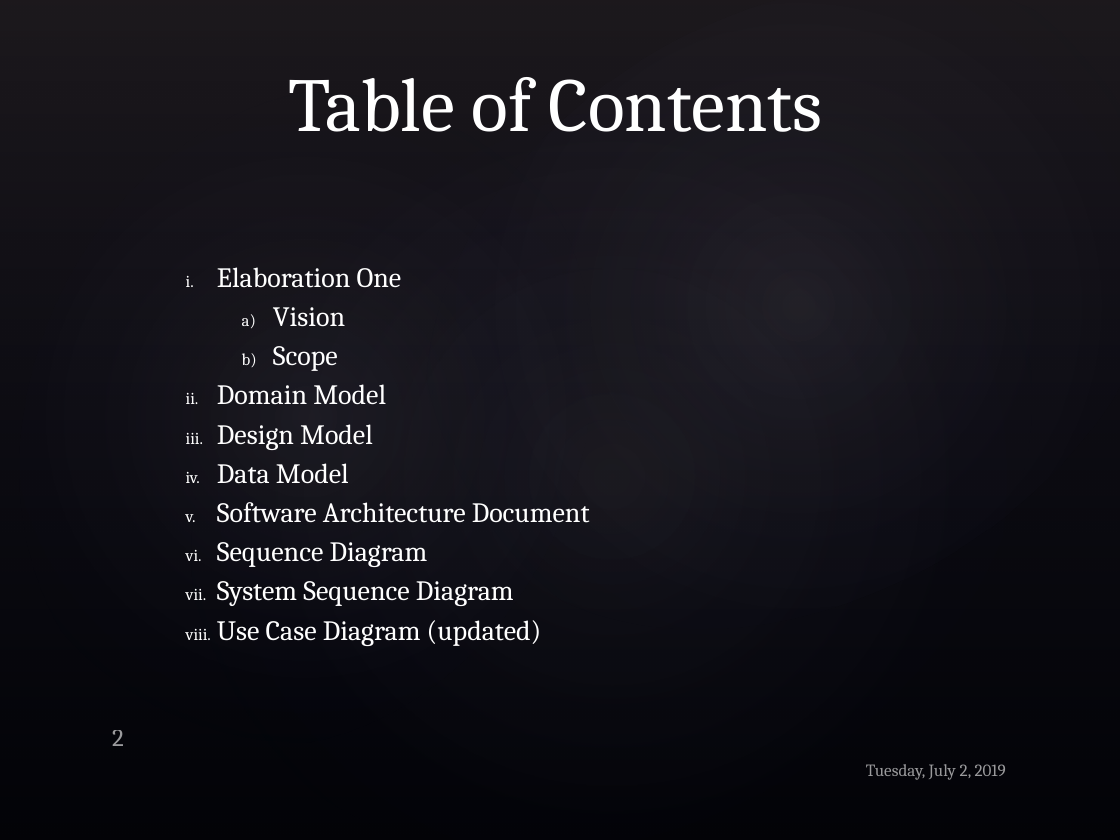
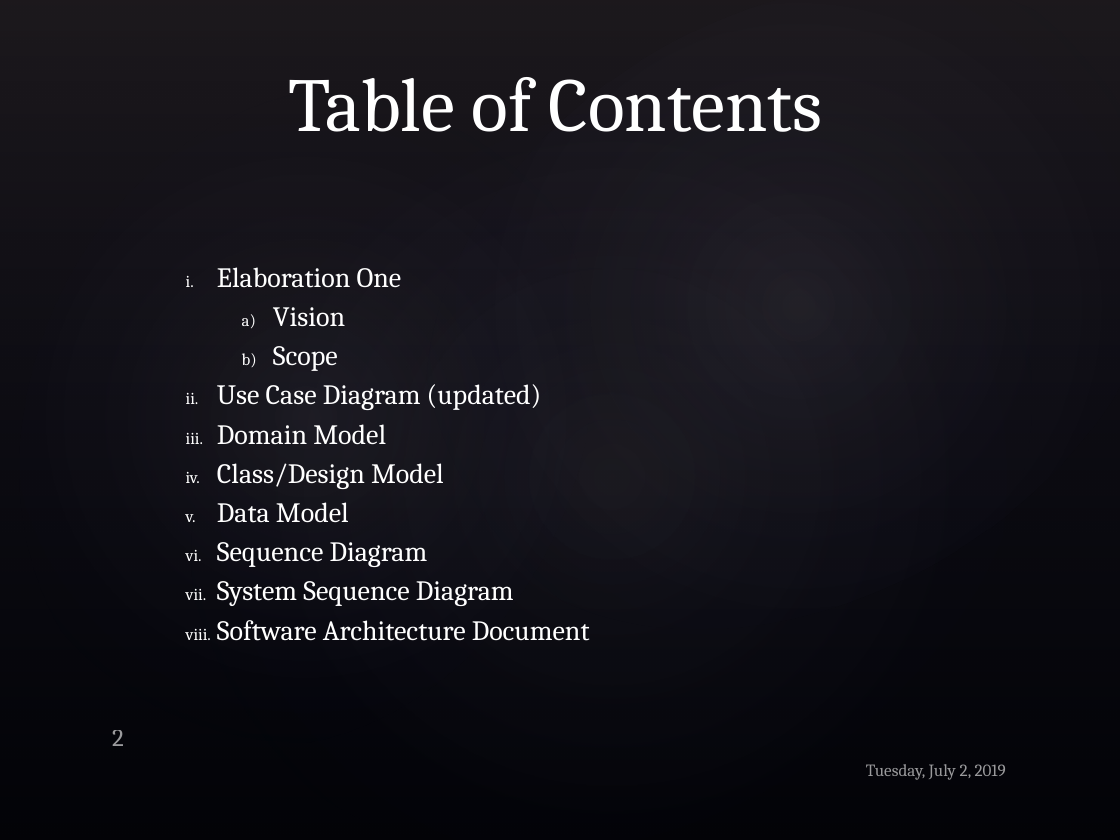
Before and after one commit to iv1660yg/MSU-ICS-370, a slide deck: slide 2 of Project_Elaboration_1.pptx. Drawn at 1120x840 pixels with LibreOffice and Linux fonts; fonts in the diff are those of the drawing; background and template pictures are left out. Boxes give left, top, right and bottom in pixels: in the first picture for what was removed or moved away, otherwise in the second. Text is boxed around its words. In the diff, an @@ line names an element or a change of style, - is before the commit and + after.

```diff
--- a/Project_Elaboration_1.pptx
+++ b/Project_Elaboration_1.pptx
@@ text at <box>217,384,542,410</box>: paragraph added @@
+  ii. Use Case Diagram (updated)
@@ text at <box>217,463,444,489</box>: text changed @@
-  iii. Design Model
+  iv. Class/Design Model
@@ text at <box>217,502,590,523</box>: paragraph removed @@
-  v. Software Architecture Document
@@ text at <box>217,620,590,641</box>: text changed @@
-  viii. Use Case Diagram (updated)
+  viii. Software Architecture Document
```
Also in this commit, not shown: 11 other slides changed.
